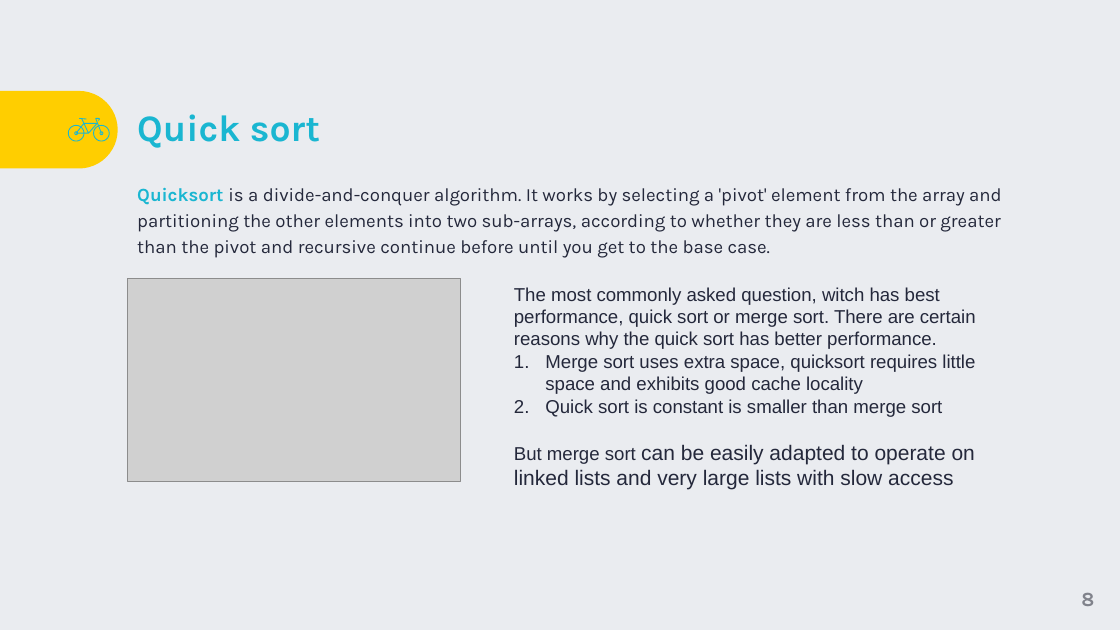
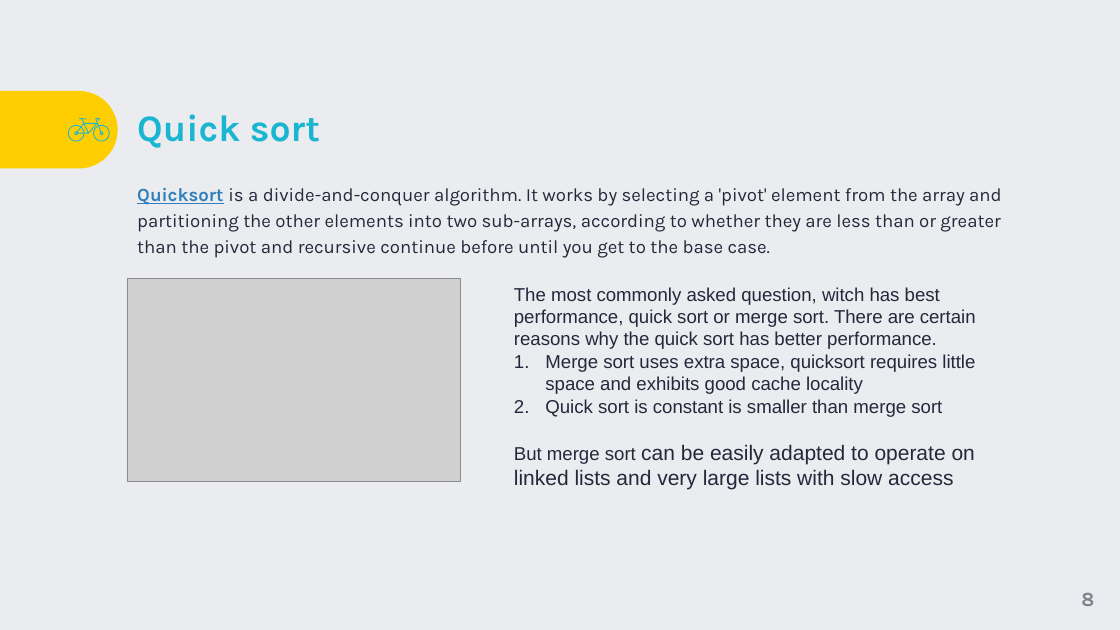
Before and after one commit to TigranVardanyan/Algorithms-and-Data-structures, a slide deck: slide 8 of ds&a.pptx. Drawn at 1120x630 pixels with LibreOffice and Linux fonts; fonts in the diff are those of the drawing; grey boxes stand for pictures; background and template pictures are left out. Boxes give left, top, right and bottom in pixels: in the first picture for what was removed or moved away, otherwise in the second. Text is boxed around its words. In the diff, an @@ line names an element or a change of style, - is before the commit and + after.

```diff
--- a/ds&a.pptx
+++ b/ds&a.pptx
@@ text "Quicksort is a divide-and-conquer algorithm. ..." at [137,188,1002,258]: text colour #1AB6D1 to #3180BD, underline on in "Quicksort" @@
```
Also in this commit, not shown: 15 other slides changed, 6 slides removed, 2 other files.
